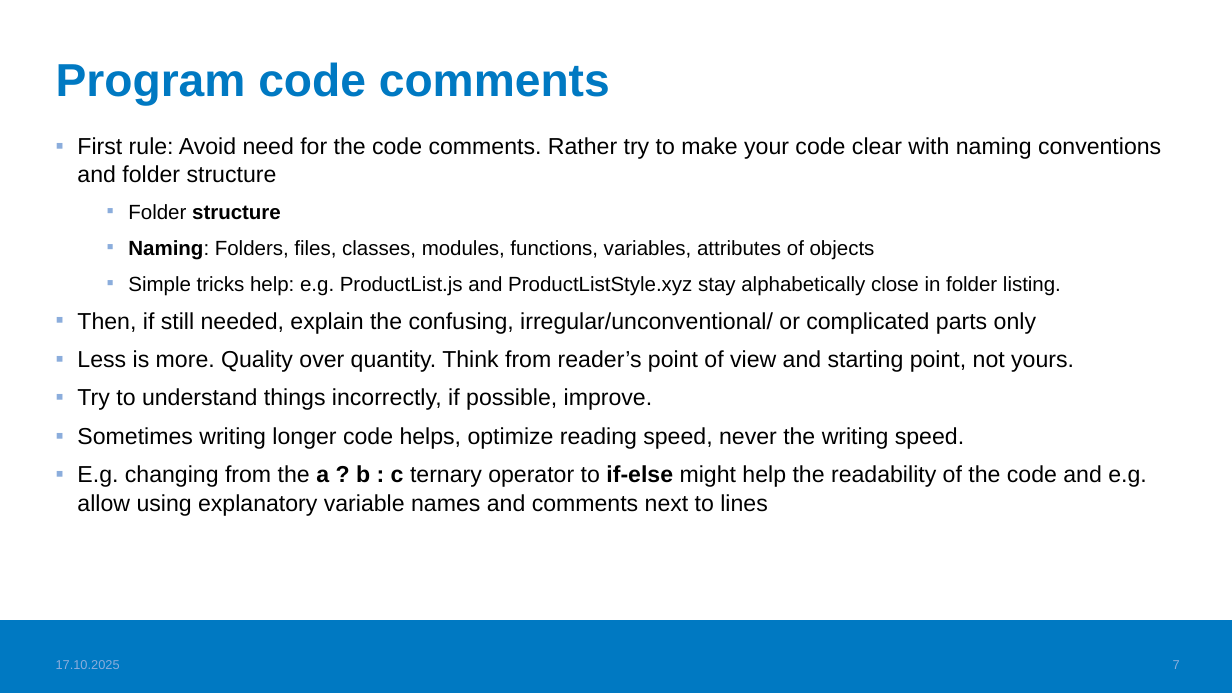
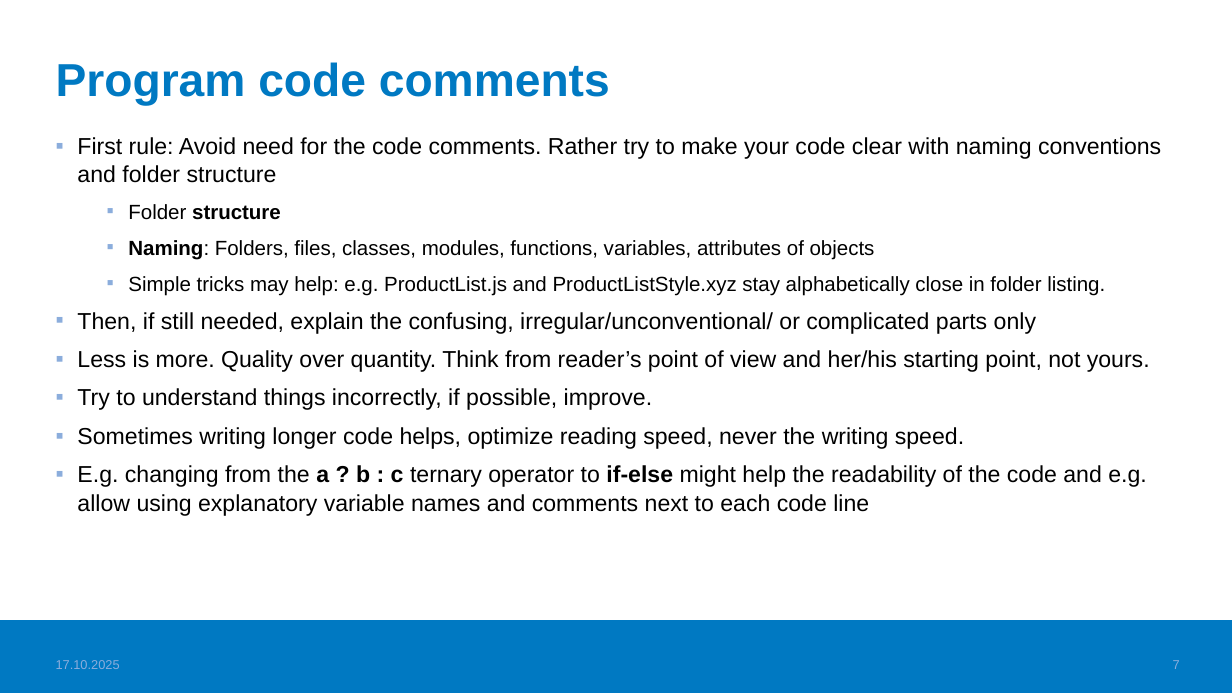
Before and after one commit to valju/share, a slide deck: slide 7 of 06_architectures_patterns_documentation/documentation_principles_for_sw_projects.pptx. Drawn at 1232x693 pixels with LibreOffice and Linux fonts; fonts in the diff are those of the drawing; background and template pictures are left out. Boxes give left, top, right and bottom in pixels: in the first picture for what was removed or moved away, otherwise in the second. Text is boxed around its words. In the diff, an @@ line names an element or a change of style, - is before the commit and + after.

```diff
--- a/06_architectures_patterns_documentation/documentation_principles_for_sw_projects.pptx
+++ b/06_architectures_patterns_documentation/documentation_principles_for_sw_projects.pptx
@@ text at (128, 276, 1105, 295): text changed @@
-  ▪ Simple tricks help: e.g. ProductList.js and ProductListStyle.xyz stay alphabetically close in folder listing.
+  ▪ Simple tricks may help: e.g. ProductList.js and ProductListStyle.xyz stay alphabetically close in folder listing.
@@ text at (77, 350, 1150, 372): text changed @@
-▪ Less is more. Quality over quantity. Think from reader’s point of view and starting point, not yours.
+▪ Less is more. Quality over quantity. Think from reader’s point of view and her/his starting point, not yours.
@@ text at (77, 465, 1146, 516): text changed @@
-▪ E.g. changing from the a ? b : c ternary operator to if-else might help the readability of the code and e.g. allow using explanatory variable names and comments next to lines
+▪ E.g. changing from the a ? b : c ternary operator to if-else might help the readability of the code and e.g. allow using explanatory variable names and comments next to each code line
```
Also in this commit, not shown: 6 other slides changed, 1 other file.
